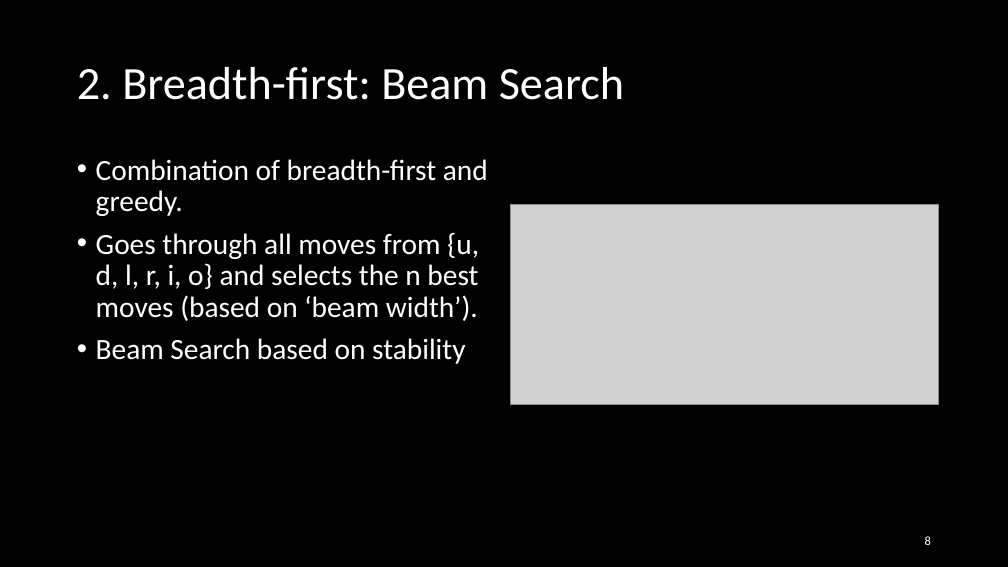
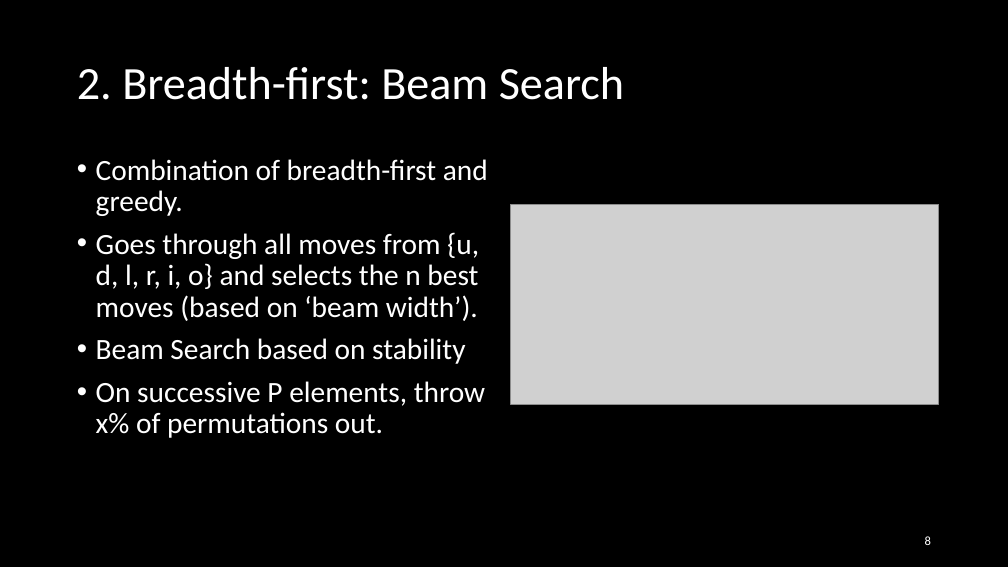
Before and after one commit to Loek21/Protein-Pow-d-er, a slide deck: slide 8 of Docs/PPP, final.pptx. Drawn at 1008x567 pixels with LibreOffice and Linux fonts; fonts in the diff are those of the drawing; grey boxes stand for pictures. Boxes give left, top, right and bottom in pixels: in the first picture for what was removed or moved away, otherwise in the second. Text is boxed around its words. In the diff, an @@ line names an element or a change of style, - is before the commit and + after.

```diff
--- a/Docs/PPP, final.pptx
+++ b/Docs/PPP, final.pptx
@@ text at box(96, 381, 485, 438): paragraph added @@
+• On successive P elements, throw x% of permutations out.
```
Also in this commit, not shown: 3 other files.
